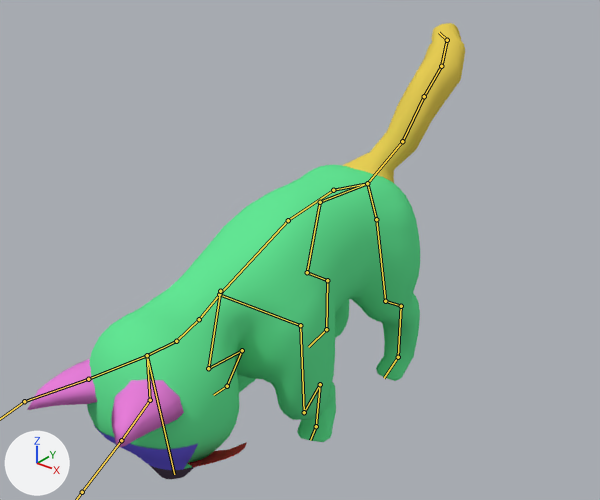
A saved change to the Blender file Augotchi/Kevins stuff/Djur/BaseModel_Eat_Good.blend.
One viewpoint serves both versions: a 50 mm camera at (13.14, -15.57, 14.99) aimed at (0.42, 0.33, 5.13). Lighting does not change. The marker at lower left points along +X, +Y and +Z. Both versions are drawn at frame 60 of the action 'ArmatureAction.001'; the numbers are the values there. The bones that bend it are drawn over the model as lines.

Objects in the first picture: 'Animal', 'Ears', 'Tail'.
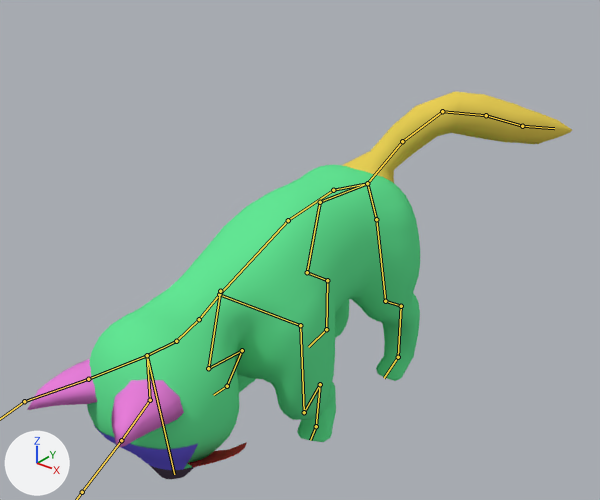
Where the change shows, as pixel boxes [x1, y1, x2, y2] in the pictures (600 x 500 px):
'Tail', posed: before [342, 23, 465, 183]; after [342, 91, 572, 183]
bone 'Tail_2', root to tip: before (402, 141) to (424, 96); after (402, 141) to (442, 111)
bone 'Tail_3', root to tip: before (424, 96) to (441, 66); after (442, 111) to (486, 115)
bone 'Tail_4', root to tip: before (441, 66) to (447, 40); after (486, 115) to (522, 126)
bone 'Tail_5', root to tip: before (447, 40) to (439, 32); after (522, 126) to (554, 128)

What changed in the scene script:
```text
Change bone_tail_2:
    where bone_tail_2 = bpy.data.objects['Armature'].pose.bones['Tail_2']  # child of 'Tail_1'
    bone_tail_2.rotation_quaternion: (0.976, 0.141, -0.047, 0.157) -> (0.995, 0.044, -0.02, -0.083)  # degrees (15, -8, 17) -> degrees (5, -2, -10)
Change bone_tail_3:
    where bone_tail_3 = bpy.data.objects['Armature'].pose.bones['Tail_3']  # child of 'Tail_2'
    bone_tail_3.rotation_quaternion: (0.942, -0.183, -0.164, 0.224) -> (0.915, -0.381, -0.021, -0.122)  # degrees (-26, -13, 30) -> degrees (-44, -8, -12)
Change bone_tail_4:
    where bone_tail_4 = bpy.data.objects['Armature'].pose.bones['Tail_4']  # child of 'Tail_3'
    bone_tail_4.rotation_quaternion: (0.978, 0.123, -0.151, 0.071) -> (0.996, -0.026, -0.005, -0.084)  # degrees (13, -18, 6) -> degrees (-3, -1, -10)
Change bone_tail_5:
    where bone_tail_5 = bpy.data.objects['Armature'].pose.bones['Tail_5']  # child of 'Tail_4'
    bone_tail_5.rotation_quaternion: (0.902, 0.142, -0.303, 0.273) -> (0.968, 0.011, -0.174, 0.178)  # degrees (7, -39, 31) -> degrees (-3, -20, 21)
```
